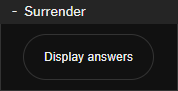
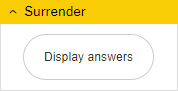
Layers edited between the first and the second 178x91 image:
hid "Layer 2", painted on it over [0, 0, 178, 91]
painted on "Layer 3" over [9, 9, 17, 14]
